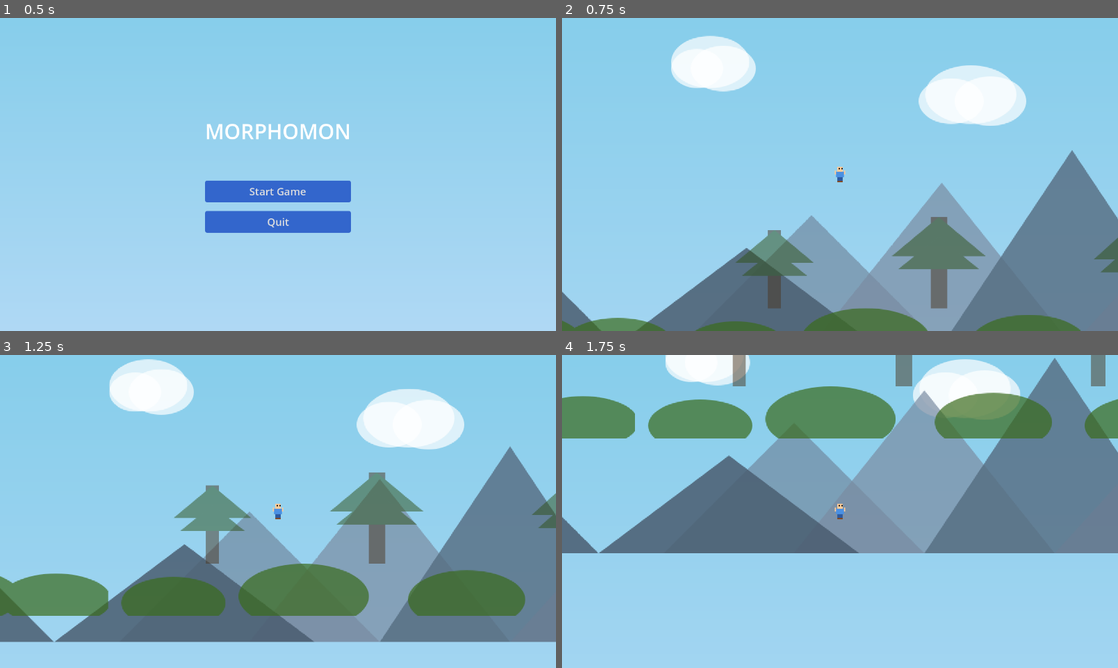
Above: before the commit, frames 1-4 (two rows, left to right).
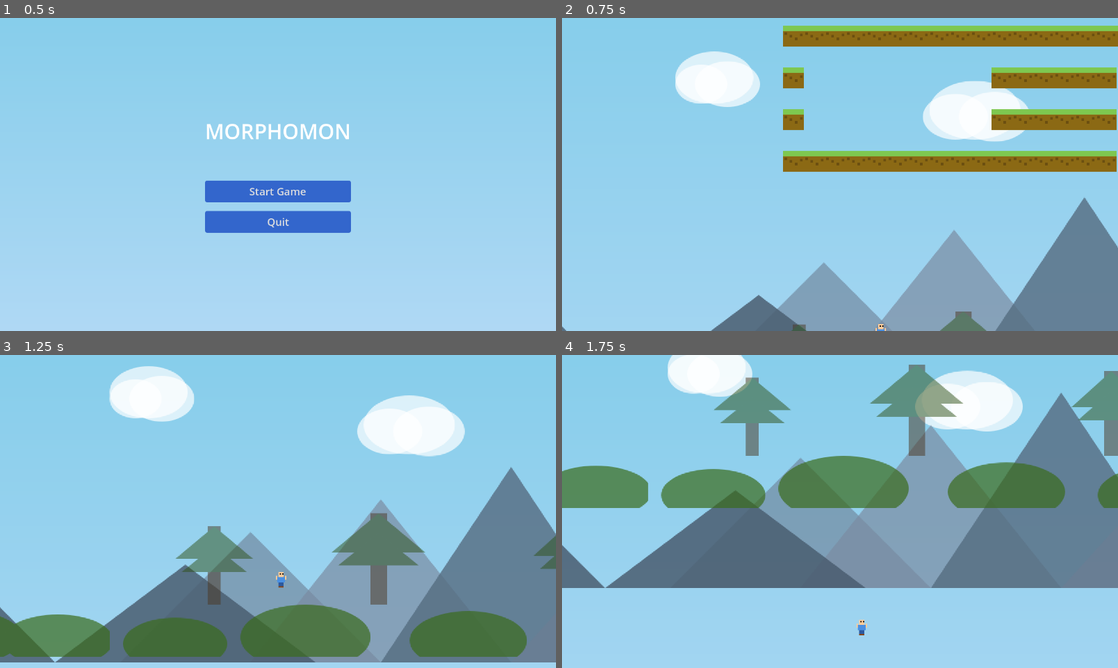
Above: after the commit, the same moments.

Repository: splk3/morphomon
Game: Godot game, scene res://scenes/main_menu.tscn
Same seed, same stepped clock (60 frames per second), same inputs: the game is played once before the commit and once after it.
Inputs:
- Up to frame 1 (0.5 s): no input
- Up to frame 2 (0.75 s): click "Start Game" at 0.5 s
- Up to frame 3 (1.25 s): no input
- Up to frame 4 (1.75 s): hold Right (move_right) from 1.28 s (still down); tap Space (jump) at 1.52 s

Frame 1 is identical in both runs. In frame 2, 34% of the frame differs, in the area x 0-100%, y 2-100%; in frame 3, 34%; in frame 4, 44%, in the area x 0-100%, y 0-90%.

Commit message:
Move Camera2D to scene root with smoothing enabled to fix jittery movement
Co-authored-by: splk3 <4427592+splk3@users.noreply.github.com>

Diff:
--- a/scenes/level1.tscn
+++ b/scenes/level1.tscn
@@ -1,5 +1,6 @@
-[gd_scene load_steps=7 format=3 uid="uid://d0sxm1b2qfrwp"]
+[gd_scene load_steps=8 format=3 uid="uid://d0sxm1b2qfrwp"]
 
+[ext_resource type="Script" path="res://scripts/level1.gd" id="1_level1"]
 [ext_resource type="PackedScene" uid="uid://d1vf8qhqyosmc" path="res://scenes/player.tscn" id="1_player"]
 [ext_resource type="Texture2D" uid="uid://c7pn8yvbndxxx" path="res://backgrounds/sky.svg" id="2_sky"]
 [ext_resource type="Texture2D" uid="uid://dtqbhwmjx4cad" path="res://backgrounds/clouds_far.svg" id="3_clouds"]
@@ -21,6 +22,7 @@
 sources/0 = SubResource("TileSetAtlasSource_1")
 
 [node name="Level1" type="Node2D"]
+script = ExtResource("1_level1")
 
 [node name="ParallaxBackground" type="ParallaxBackground" parent="."]
 
@@ -63,5 +65,6 @@
 [node name="Player" parent="." instance=ExtResource("1_player")]
 position = Vector2(150, 550)
 
-[node name="Camera2D" type="Camera2D" parent="Player"]
+[node name="Camera2D" type="Camera2D" parent="."]
 zoom = Vector2(1.5, 1.5)
+position_smoothing_enabled = true
--- /dev/null
+++ b/scripts/level1.gd
@@ -0,0 +1,9 @@
+extends Node2D
+
+@onready var camera = $Camera2D
+@onready var player = $Player
+
+func _process(_delta):
+	# Make camera follow player position
+	if player and camera:
+		camera.position = player.position
